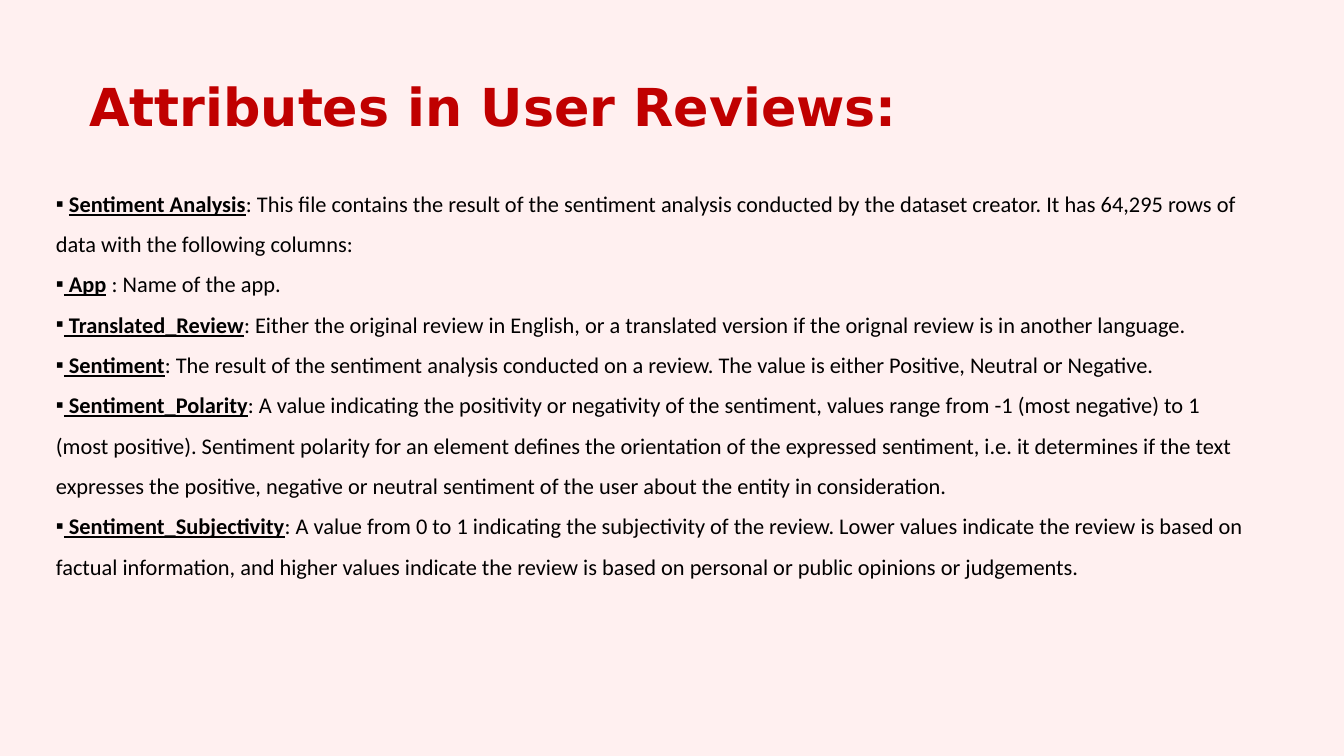
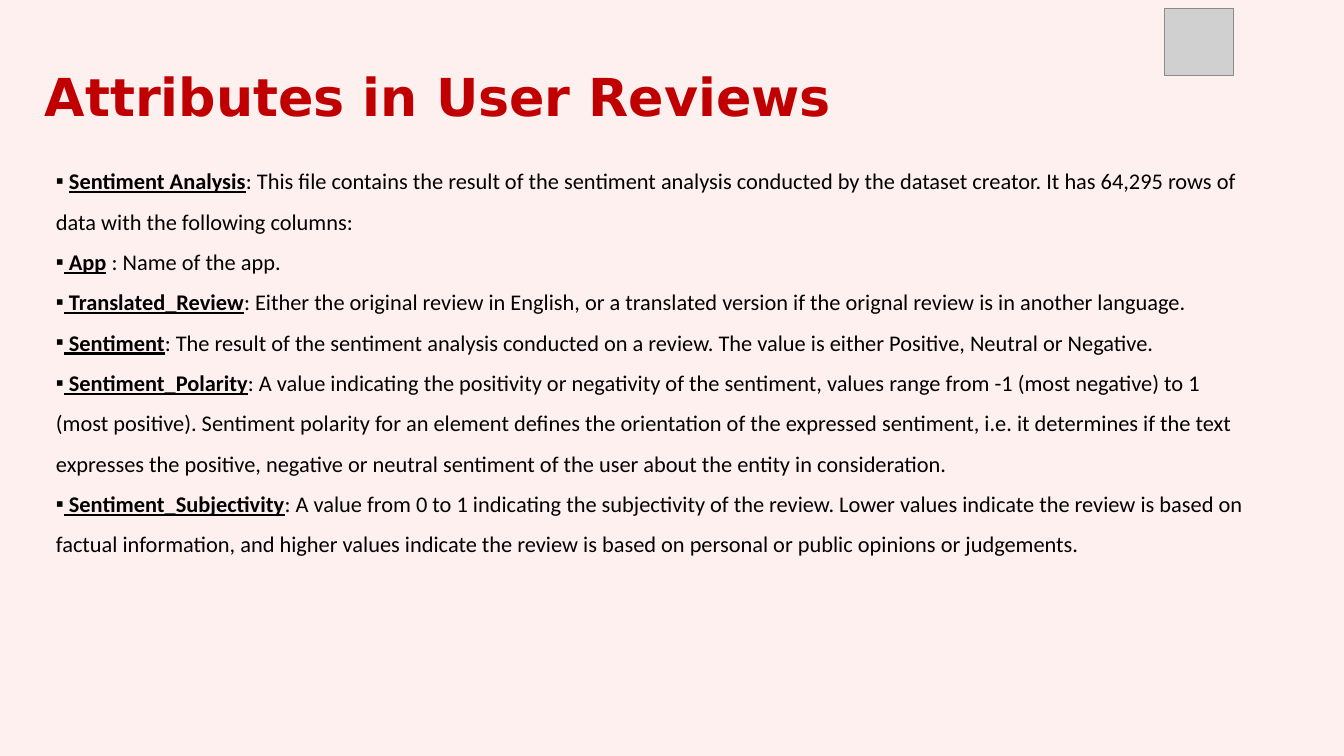
Before and after one commit to akriti0998/Play-store-data-analysis-, a slide deck: slide 7 of work of EDA Presentation.pptx (slide 8 before the commit). Drawn at 1344x756 pixels with LibreOffice and Linux fonts; fonts in the diff are those of the drawing; grey boxes stand for pictures; background and template pictures are left out. Boxes give left, top, right and bottom in pixels: in the first picture for what was removed or moved away, otherwise in the second. Text is boxed around its words. In the diff, an @@ line names an element or a change of style, - is before the commit and + after.

```diff
--- a/work of EDA Presentation.pptx
+++ b/work of EDA Presentation.pptx
@@ picture added at (x1=1165, y1=8, x2=1234, y2=75) @@
@@ title at (x1=45, y1=76, x2=831, y2=117): text changed @@
-Attributes in User Reviews:
+Attributes in User Reviews
@@ text "Sentiment Analysis: This file contains ..." moved from (x1=56, y1=196, x2=1243, y2=579) to (x1=56, y1=173, x2=1243, y2=556) @@
```
Also in this commit, not shown: 11 other slides changed, 18 slides added, 1 slide removed.
